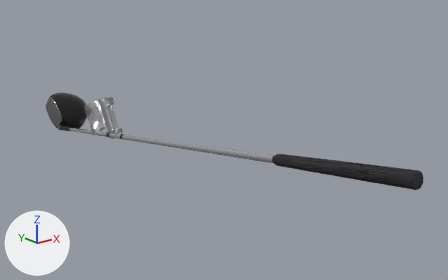
One commit to the glTF model game/assets/golfer/free_golfer.glb: the scene before it, then after it.
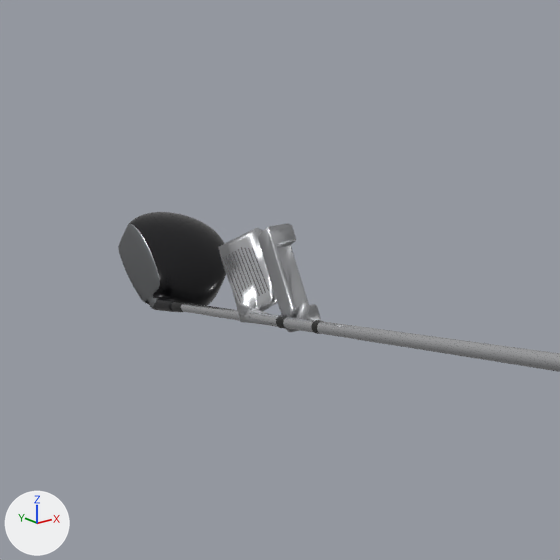
Each version appears first whole from a 50 mm lens placed at (-1.24, -0.239, 1.307), pointed at (-0.426, 0.779, 0.9), and next in a close-up on the part from 0% to 48% of the width and 4% to 81% of the height. Lighting does not change. The marker at lower left points along +X, +Y and +Z. The first two pictures are the older version. Vertices at exactly the same position are counted once.

In view in the first close-up: 'Driver_head', 'Driver_shaft', 'Iron_head', 'Putter_head'.
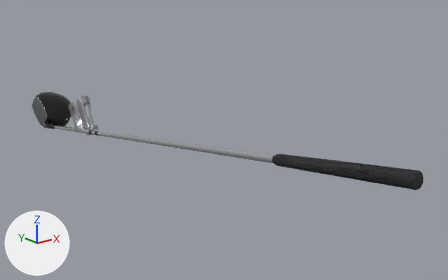
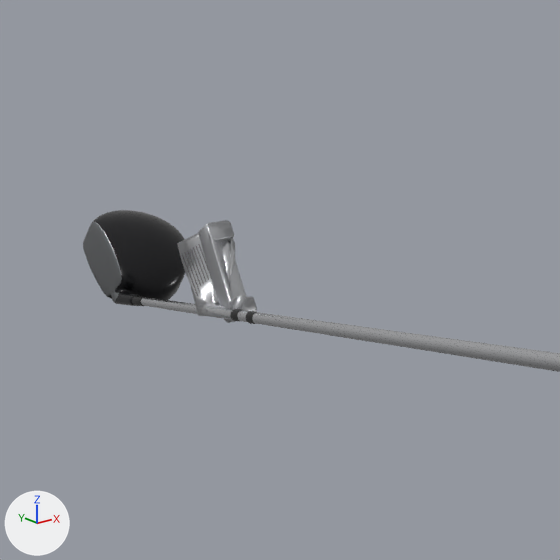
Changed parts and their boxes (x1, y1, x2, y2) in the close-ups (560 x 560 px):
```json
{"object": "Driver_head", "change": "moved", "before": [118, 212, 226, 312], "after": [83, 210, 186, 306]}
{"object": "Putter_head", "change": "moved", "before": [258, 223, 322, 334], "after": [198, 220, 259, 324]}
{"object": "Iron_head", "change": "moved", "before": [218, 228, 289, 329], "after": [177, 233, 241, 321]}
```

Scene script edits in JSON lines:
```json
{"block": "me_driver_head", "where": "# used by ob_driver_head; location = (0.0, 0.0, 0.0)"}
{"op": "remove", "block": "me_driver_head", "code": "me_driver_head.from_pydata(...)  # 1106 vertices, 2199 faces; spans x -0.577..-0.467, y 1.26..1.413, z 0.813..0.912"}
{"op": "add", "block": "me_driver_head", "code": "me_driver_head.from_pydata(...)  # 1106 vertices, 2199 faces; spans x -0.579..-0.469, y 1.355..1.508, z 0.798..0.898"}
{"block": "me_driver_head", "change": "me_driver_head part 1: the whole mesh is moved by (-0.002, 0.095, -0.015)"}
{"block": "me_putter_head", "where": "# used by ob_putter_head; location = (0.0, 0.0, 0.0)"}
{"op": "remove", "block": "me_putter_head", "code": "me_putter_head.from_pydata(...)  # 452 vertices, 895 faces; spans x -0.5638..-0.5239, y 0.9761..1.1128, z 0.8568..0.9538"}
{"op": "add", "block": "me_putter_head", "code": "me_putter_head.from_pydata(...)  # 452 vertices, 895 faces; spans x -0.5666..-0.5266, y 1.0993..1.236, z 0.8376..0.9346"}
{"block": "me_putter_head", "change": "me_putter_head part 2: the whole mesh is moved by (-0.0027, 0.1232, -0.0192)"}
{"block": "me_iron_head", "where": "# used by ob_iron_head; location = (0.0, 0.0, 0.0)"}
{"op": "remove", "block": "me_iron_head", "code": "me_iron_head.from_pydata(...)  # 642 vertices, 1216 faces; spans x -0.5674..-0.5229, y 1.0403..1.1742, z 0.8556..0.9418"}
{"op": "add", "block": "me_iron_head", "code": "me_iron_head.from_pydata(...)  # 642 vertices, 1216 faces; spans x -0.5694..-0.5248, y 1.1299..1.2638, z 0.8416..0.9278"}
{"block": "me_iron_head", "change": "me_iron_head part 3: the whole mesh is moved by (-0.002, 0.0896, -0.014)"}
```
